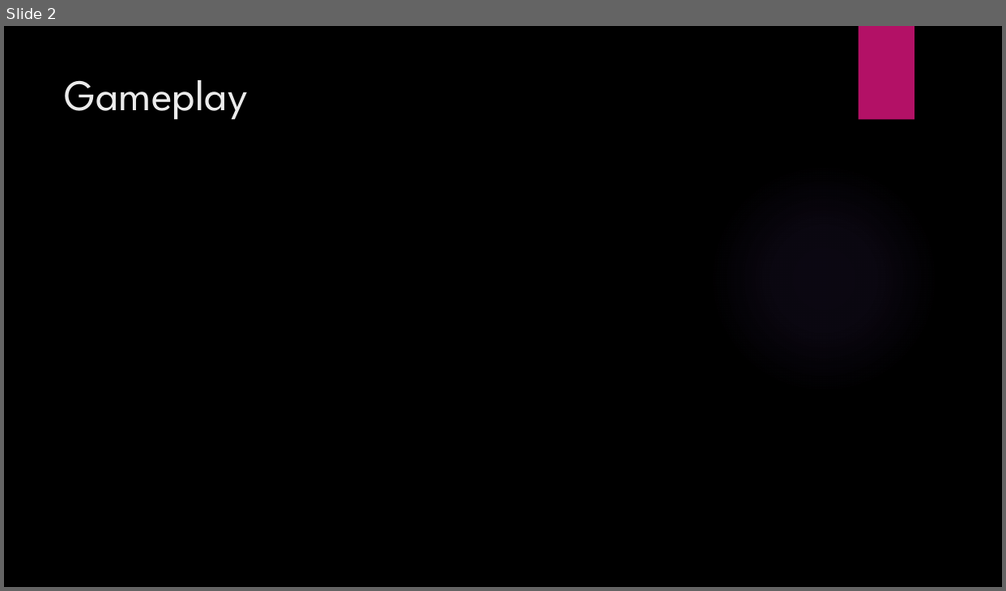
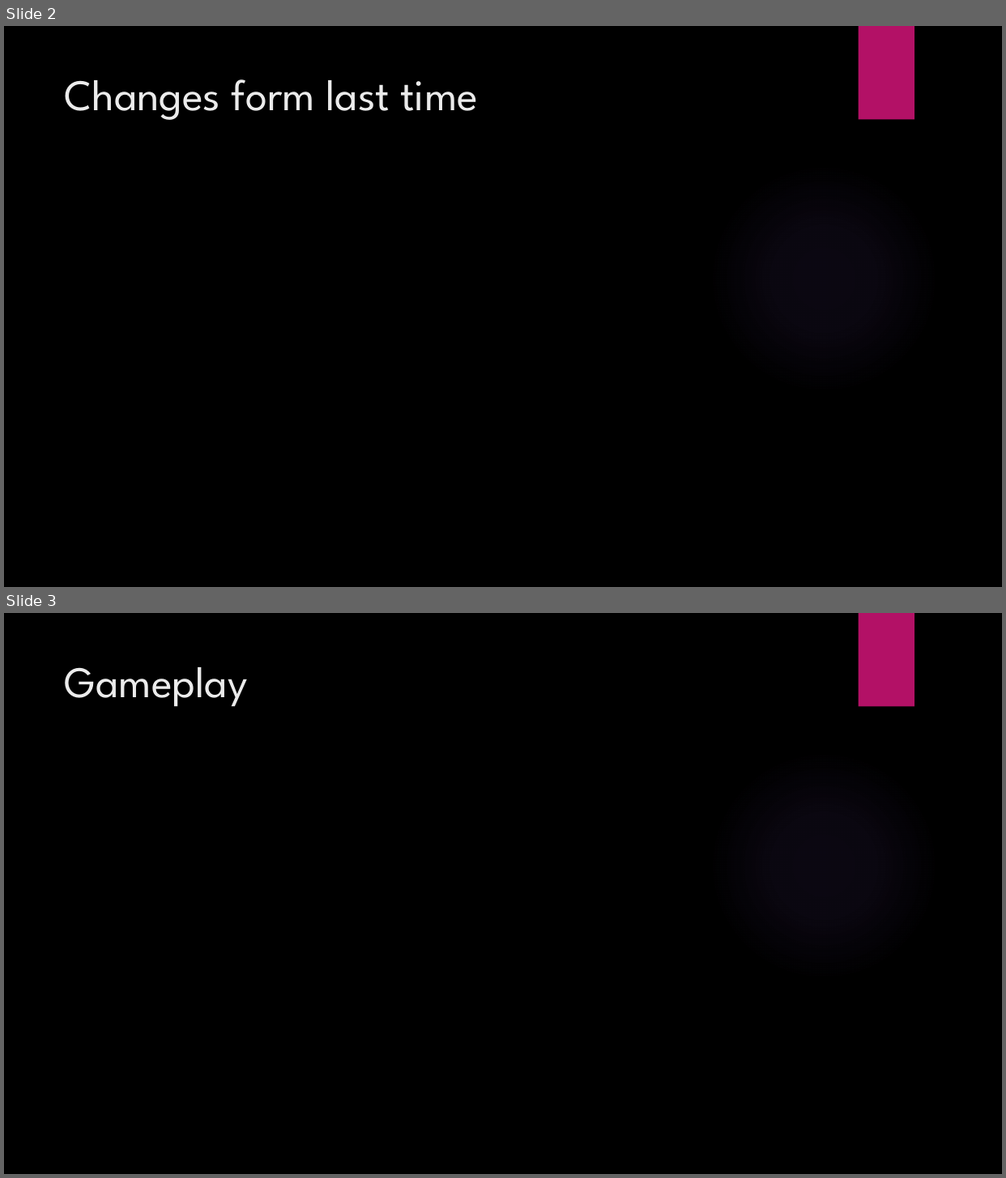
Before and after one commit to JMozza/Team-Skyrim, a slide deck: tgp powerpoint.pptx. Shown one above the other, each under a label of ours: slide 2 before the commit, slides 2 and 3 after it. The pictures are 1006x591 and 1006x1178 pixels, drawn with LibreOffice and Linux fonts; fonts in the diff are those of the drawing; background and template pictures are left out. Boxes give left, top, right and bottom in pixels: in the first picture for what was removed or moved away, otherwise in the second. Text is boxed around its words. In the diff, an @@ line names an element or a change of style, - is before the commit and + after.

```diff
--- a/tgp powerpoint.pptx
+++ b/tgp powerpoint.pptx
@@ slide 2 added at [4,26,1002,587], background picture (left out); not listed: 2 template elements that a slide beside it also shows @@
@@ title added at [65,79,478,120], 42 pt, text #EBEBEB @@
+Changes form last time
@@ what was slide 2 is now slide 3 @@
```
Also in this commit, not shown: 1 slide changed, 2 other slides added, 1 other file.
